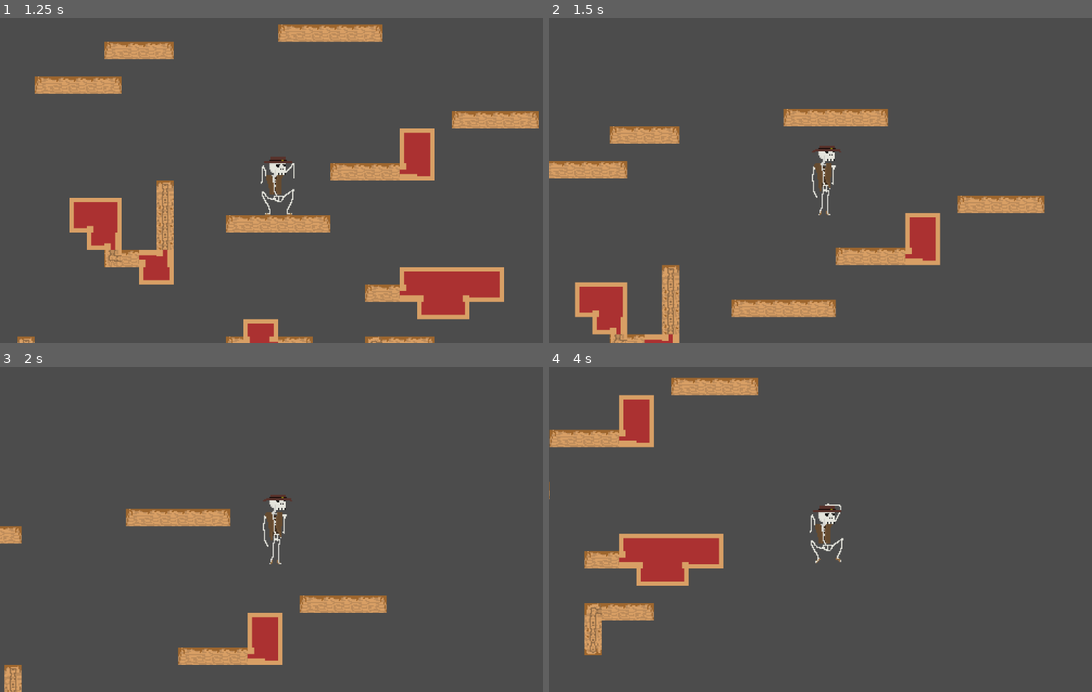
Above: before the commit, frames 1-4 (two rows, left to right).
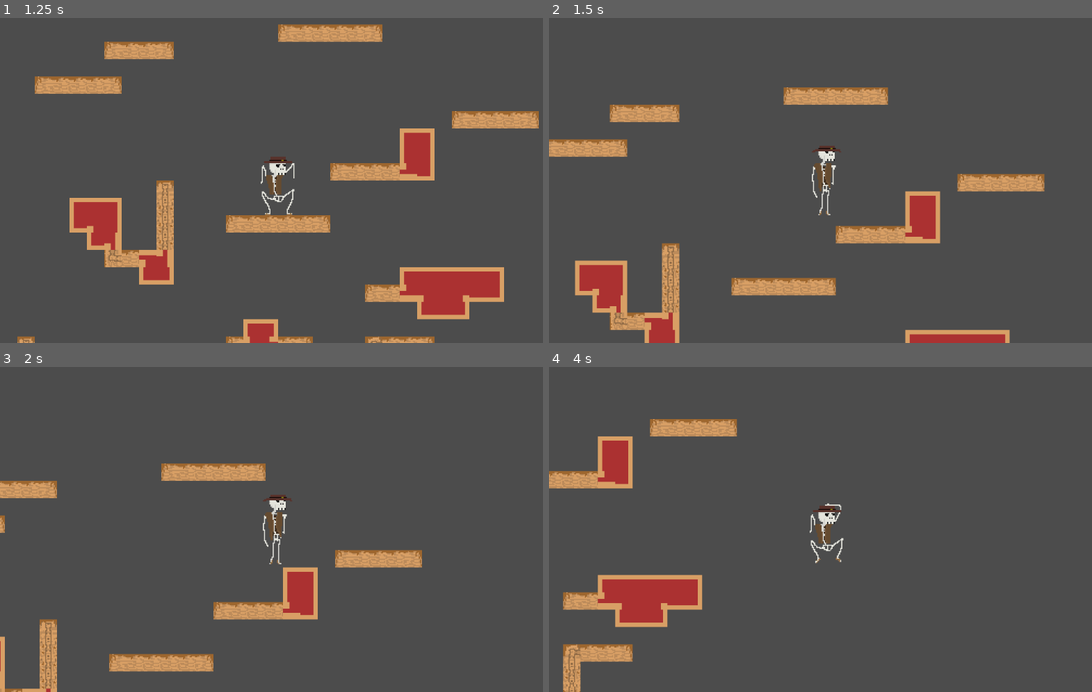
Above: after the commit, the same moments.

Repository: isterkvarn/MinnesotaBones
Game: Godot game, scene res://main.tscn
Two runs of this game, one before a commit and one after it. Both use one fixed random seed, a clock stepped at 60 frames per second and the inputs below.
Inputs:
- Up to frame 1 (1.25 s): tap Enter at 0.5 s; hold D (move_right) from 0.53 s (still down); hold W (jump) from 0.53 s (still down)
- Up to frame 2 (1.5 s): keep holding D (move_right); tap Space at 1.25 s; release W (jump) at 1.28 s; tap W (jump) at 1.35 s
- Up to frame 3 (2 s): keep holding D (move_right); tap W (jump) at 1.52, 1.82 s
- Up to frame 4 (4 s): release D (move_right) at 2.03 s; hold A (move_left) 2.03-2.78 s; hold W (jump) 2.03-2.78 s; hold D (move_right) from 2.78 s (still down); tap W (jump) at 2.85, 3.02, 3.32 s; hold W (jump) from 3.53 s (still down)

Frame 1 is identical in both runs. In frame 2, 15% of the frame differs, in the area x 0-92%, y 21-100%; in frame 3, 9.6%; in frame 4, 12%.

Commit message:
trying to fix movemtnand animations

Diff:
--- a/player.gd
+++ b/player.gd
@@ -1,7 +1,7 @@
 extends KinematicBody2D
 
 const move_speed = 200
-const jump_force = 500
+const jump_force = 400
 const gravity = 20
 var vel = Vector2(0, 0)
 
@@ -25,7 +25,7 @@
 		vel.x = move_speed
 
 	# play right animationdepending on movement
-	if is_on_floor():
+	if is_on_floor() or (is_on_wall() and vel.y == 0):
 		if vel.length() > 0:
 			sprite.play("walk")
 		else:
